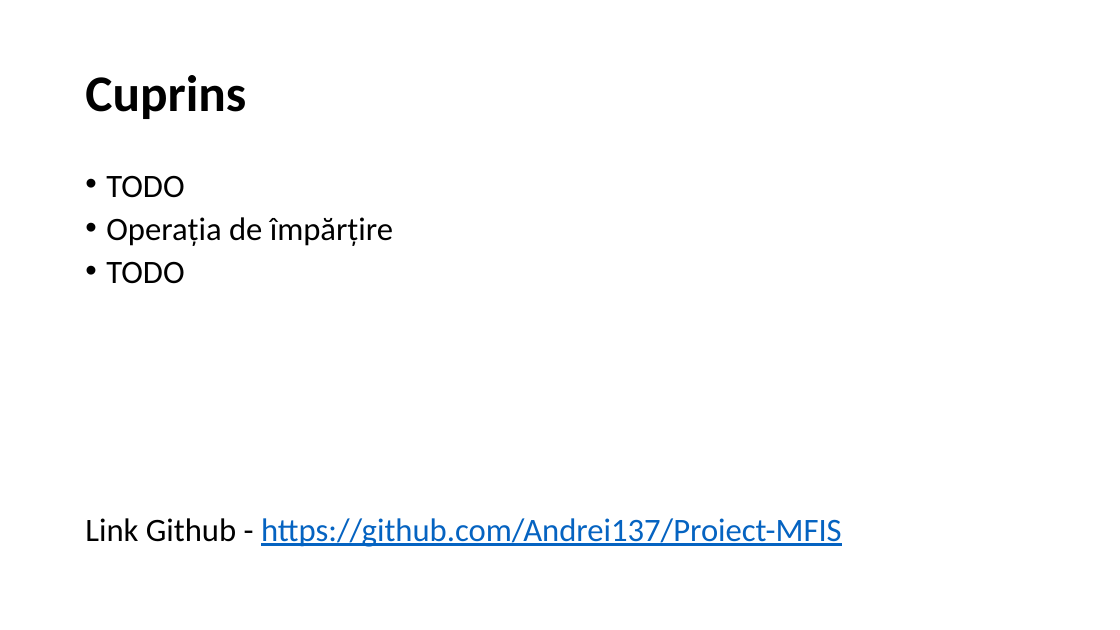
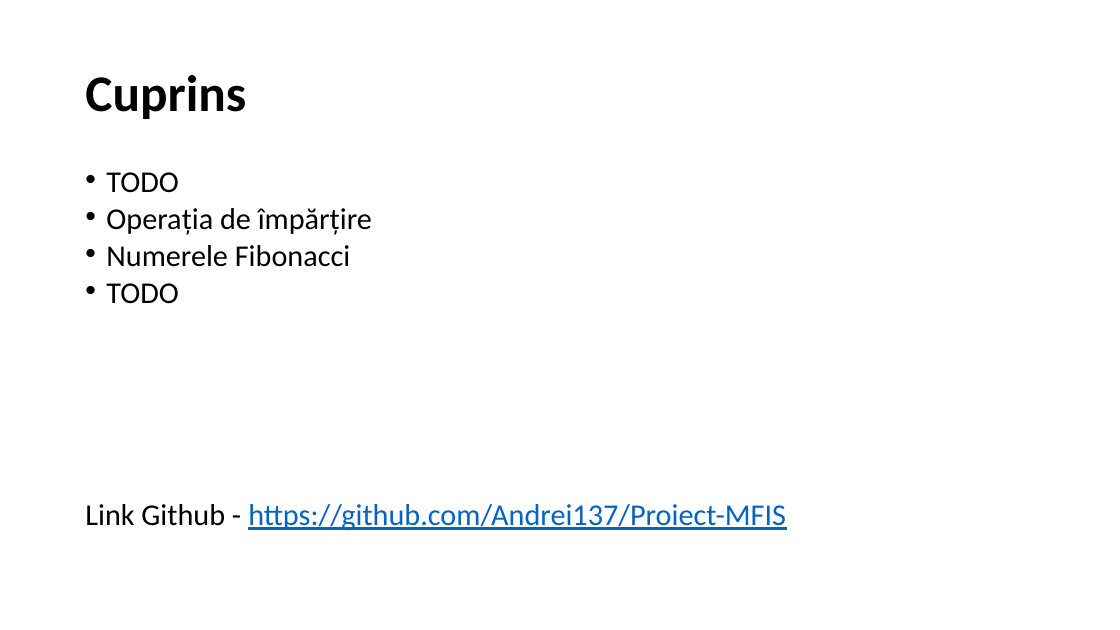
Before and after one commit to Andrei137/Proiect-MFIS, a slide deck: slide 2 of Formal verification of P Systems Using NuSMV .pptx. Drawn at 1120x630 pixels with LibreOffice and Linux fonts; fonts in the diff are those of the drawing. Boxes give left, top, right and bottom in pixels: in the first picture for what was removed or moved away, otherwise in the second. Text is boxed around its words. In the diff, an @@ line names an element or a change of style, - is before the commit and + after.

Commit message:
pptx

```diff
--- a/Formal verification of P Systems Using NuSMV .pptx
+++ b/Formal verification of P Systems Using NuSMV .pptx
@@ text at <box>85,172,786,531</box>: size 28 to 25.9 pt in "TODO", "Operația de împărțire", "TODO", "Link Github - https://github.com/Andrei137/Proiect-MFIS"; line spacing 0.8 to 0.7 @@
@@ text at <box>106,245,350,267</box>: paragraph added @@
+• Numerele Fibonacci
```
Also in this commit, not shown: 3 slides added.
